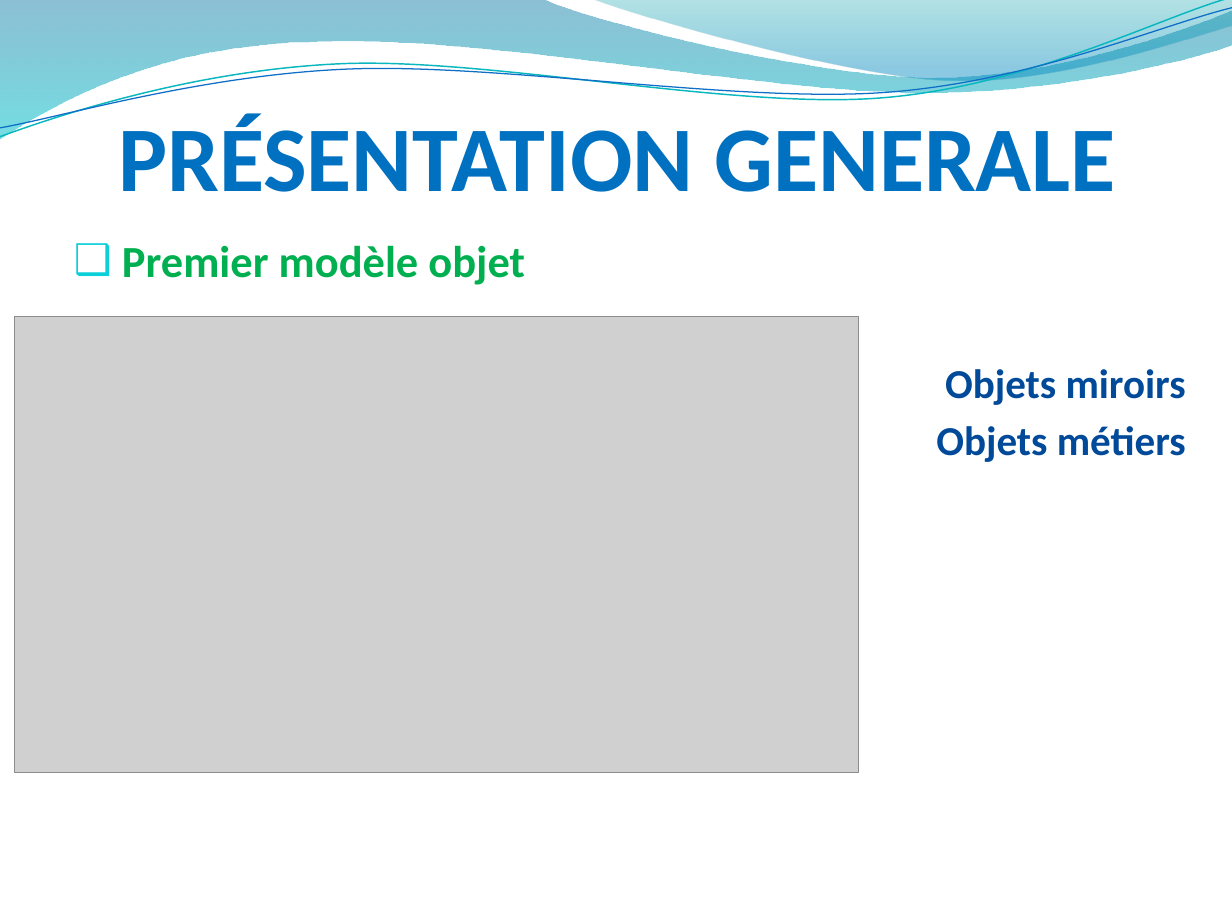
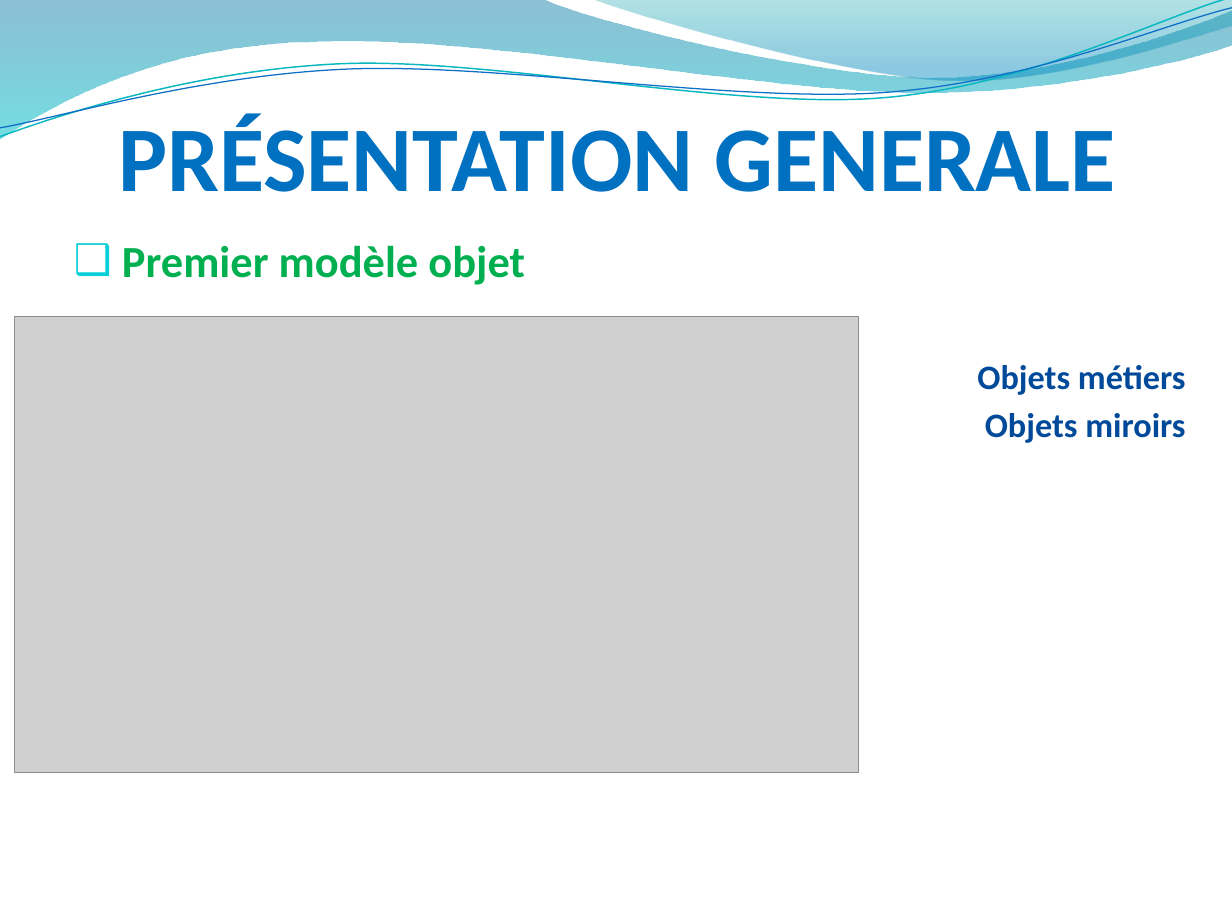
Before and after one commit to hardware/AscenseurPoissons, a slide deck: slide 12 of REVUES/REVUE ANALYSE/RevueAnalysePPT.pptx. Drawn at 1232x924 pixels with LibreOffice and Linux fonts; fonts in the diff are those of the drawing; grey boxes stand for pictures; background and template pictures are left out. Boxes give left, top, right and bottom in pixels: in the first picture for what was removed or moved away, otherwise in the second. Text is boxed around its words. In the diff, an @@ line names an element or a change of style, - is before the commit and + after.

```diff
--- a/REVUES/REVUE ANALYSE/RevueAnalysePPT.pptx
+++ b/REVUES/REVUE ANALYSE/RevueAnalysePPT.pptx
@@ text at box(977, 365, 1186, 395): paragraph added @@
+Objets métiers
@@ text at box(985, 413, 1185, 443): size 24 to 20 pt in "Objets miroirs" @@
@@ text at box(936, 426, 1186, 462): paragraph removed @@
-Objets métiers
```
Also in this commit, not shown: 13 other slides changed, 1 other file.
